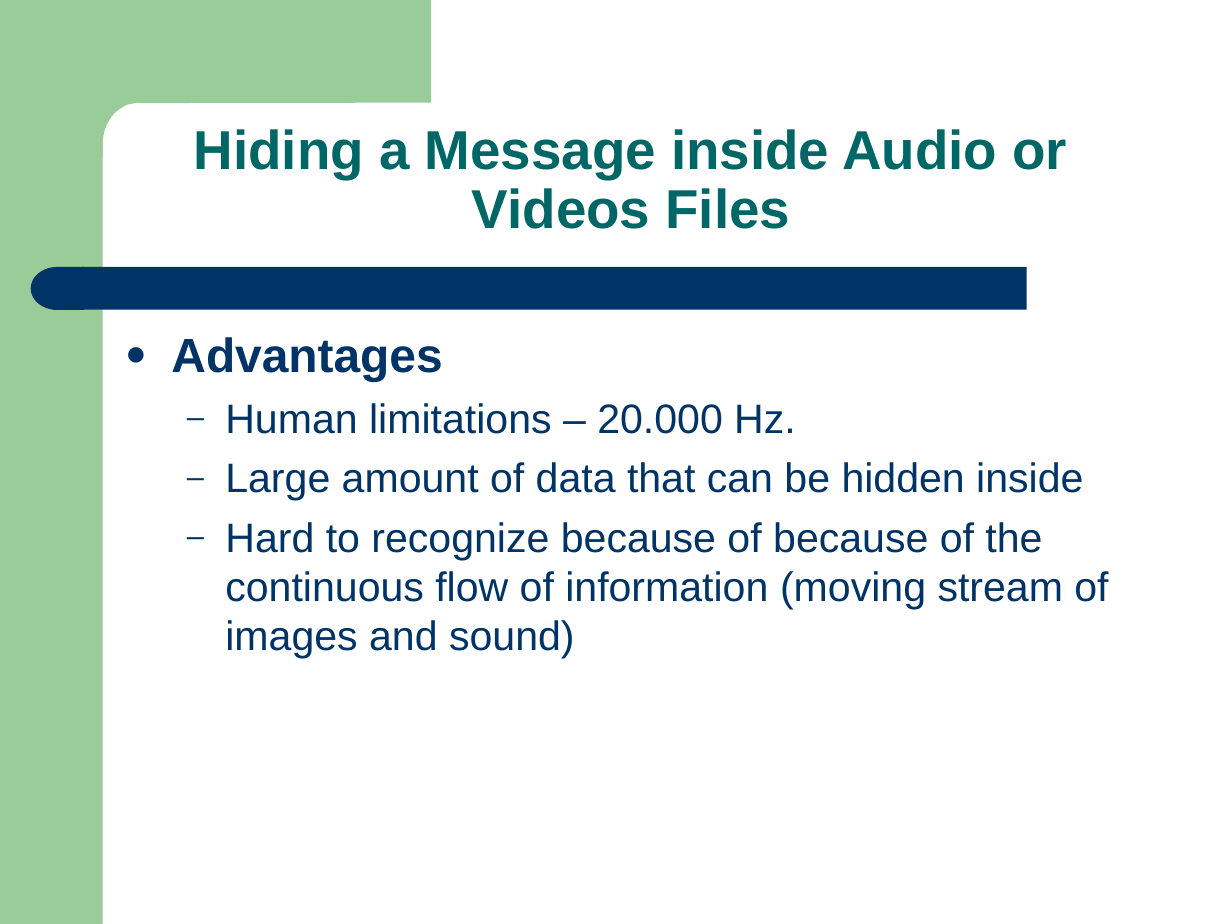
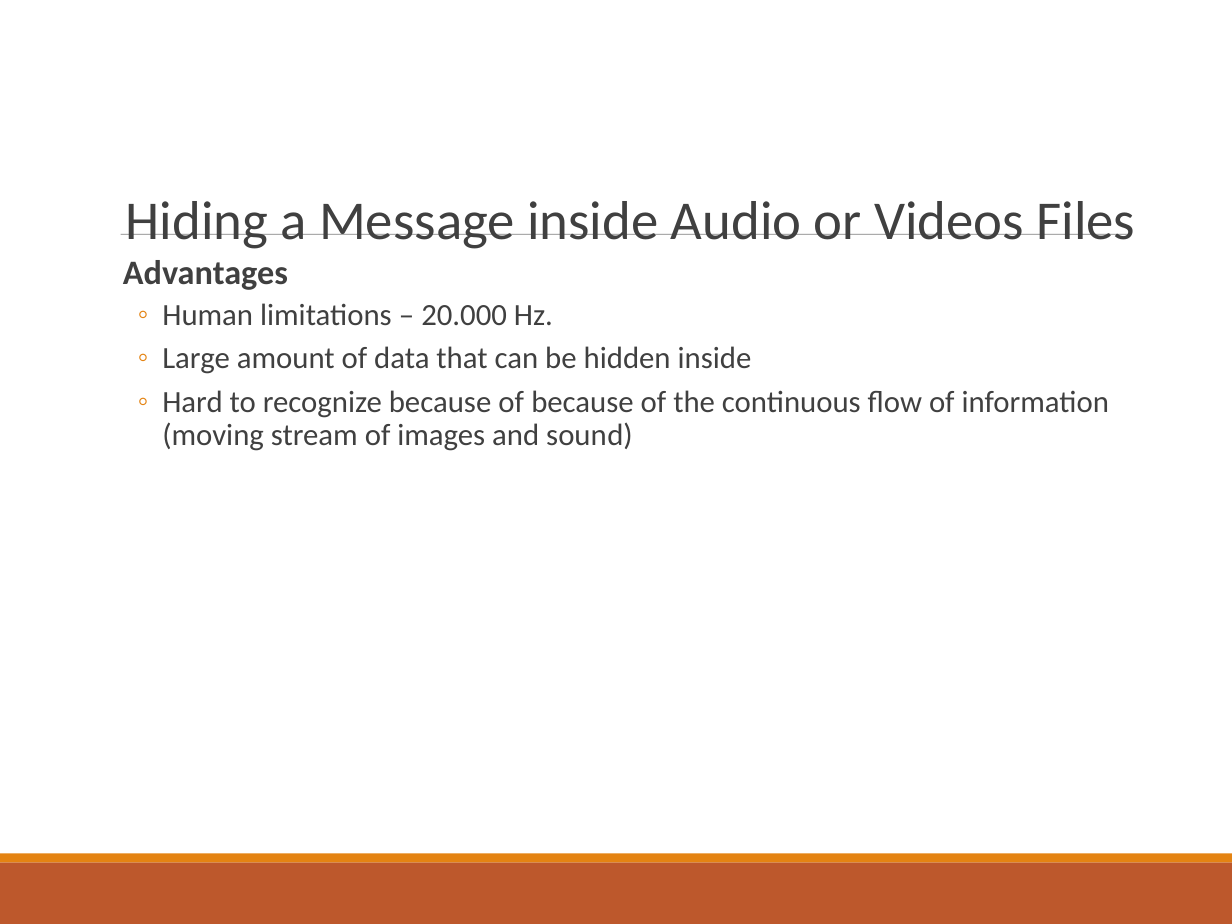
Before and after one commit to hemansh/digital_steganography, a slide deck: slide 15 of Steganography.ppt (slide 16 before the commit). Drawn at 1232x924 pixels with LibreOffice and Linux fonts; fonts in the diff are those of the drawing. Boxes give left, top, right and bottom in pixels: in the first picture for what was removed or moved away, otherwise in the second. Text is boxed around its words. In the diff, an @@ line names an element or a change of style, - is before the commit and + after.

```diff
--- a/Steganography.ppt
+++ b/Steganography.ppt
@@ title "Hiding a Message inside Audio ...": place and size @@
-title "Hiding a Message inside Audio ..." at <box>194,129,1068,229</box>
+title "Hiding a Message inside Audio ..." at <box>126,201,1135,249</box>
@@ title "Hiding a Message inside Audio ..." at <box>126,201,1135,249</box>: font Arial to Calibri, text colour #006666 to #404040, bold off; line spacing 0.9 to 0.85 @@
@@ line added from (121, 234) to (1127, 234), #7F7F7F 0.51 pt @@
@@ group removed at <box>0,0,1027,924</box>: 1 rectangle, 1 freeform shape, 1 rounded rectangle, 1 flow chart delay @@
@@ text "Advantages": place and size @@
-text "Advantages" at <box>171,337,1108,659</box>
+text "Advantages" at <box>123,260,1109,451</box>
@@ text "Advantages" at <box>123,260,1109,451</box>: size 28 to 20 pt in "Advantages"; font Arial to Calibri, text colour #003366 to #404040, size 24 to 18 pt; bullet ● to  ; line spacing 1 to 0.9; more space between paragraphs; bullet colour #003366 to #E48312; bullet – to ◦ @@
@@ rectangle added at <box>0,862,1232,924</box>, fill #BD582C @@
@@ rectangle added at <box>0,854,1232,862</box>, fill #E48312 @@
```
Also in this commit, not shown: 15 other slides changed, 2 slides added, 3 slides removed, 1 other file.
